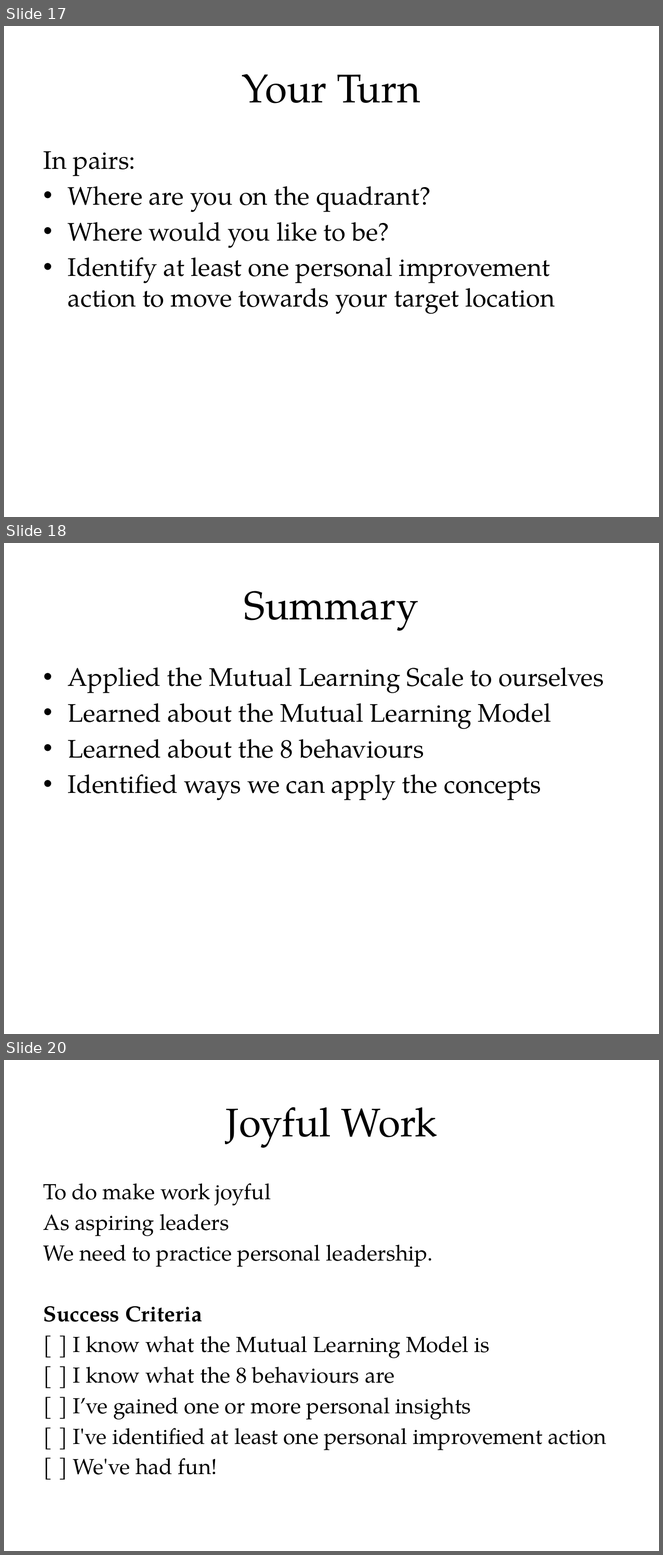
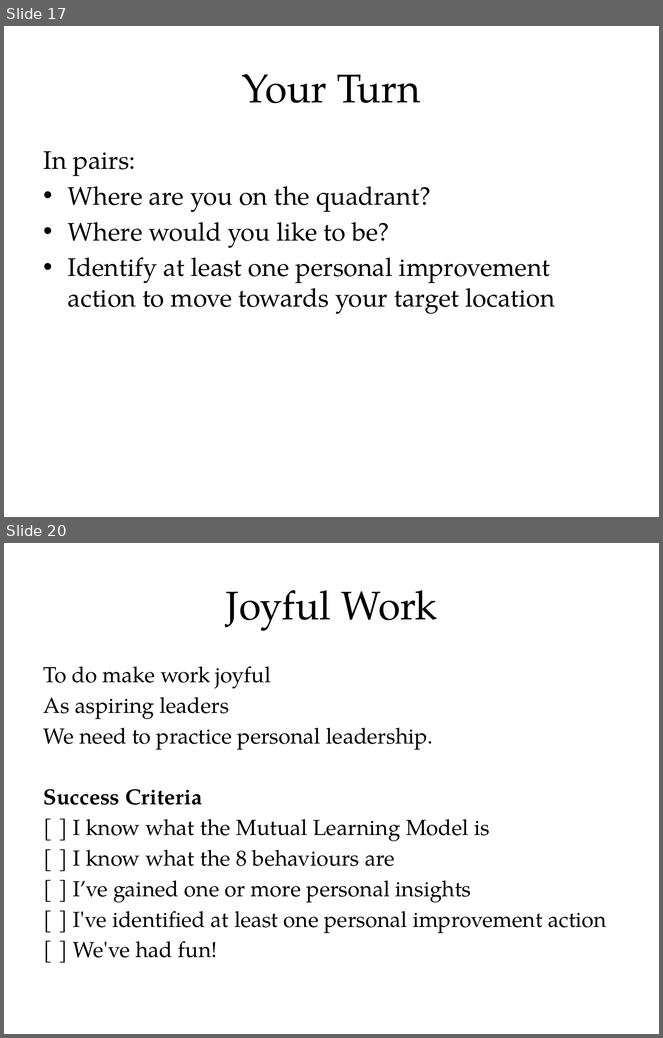
Before and after one commit to tumbarumba/effective-communication, a slide deck: The Fellowship of the Ring.pptx. Shown one above the other, each under a label of ours: slides 17, 18 and 20 before the commit, slides 17 and 20 after it; the slides between them are not shown. The pictures are 663x1555 and 663x1038 pixels, drawn with LibreOffice and Linux fonts; fonts in the diff are those of the drawing. Boxes give left, top, right and bottom in pixels: in the first picture for what was removed or moved away, otherwise in the second. Text is boxed around its words. In the diff, an @@ line names an element or a change of style, - is before the commit and + after.

```diff
--- a/The Fellowship of the Ring.pptx
+++ b/The Fellowship of the Ring.pptx
@@ slide 18 removed at [4, 543, 659, 1034], background #FFFFFF @@
@@ title removed at [244, 591, 419, 631] @@
-Summary
@@ text removed at [68, 667, 604, 800] @@
-• Applied the Mutual Learning Scale to ourselves
-• Learned about the Mutual Learning Model
-• Learned about the 8 behaviours
-• Identified ways we can apply the concepts
```
Also in this commit, not shown: 7 slides changed, 1 slide added.
